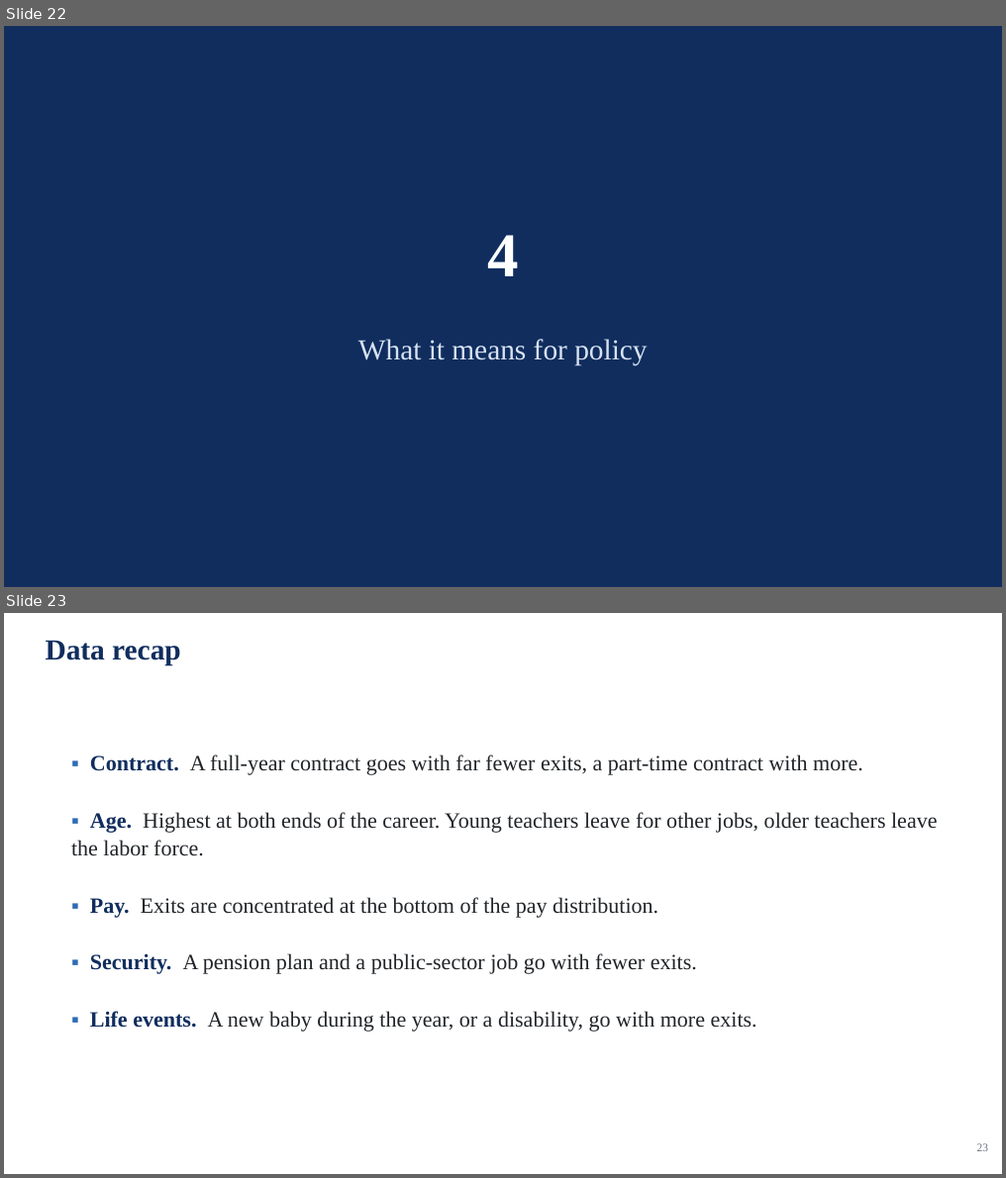
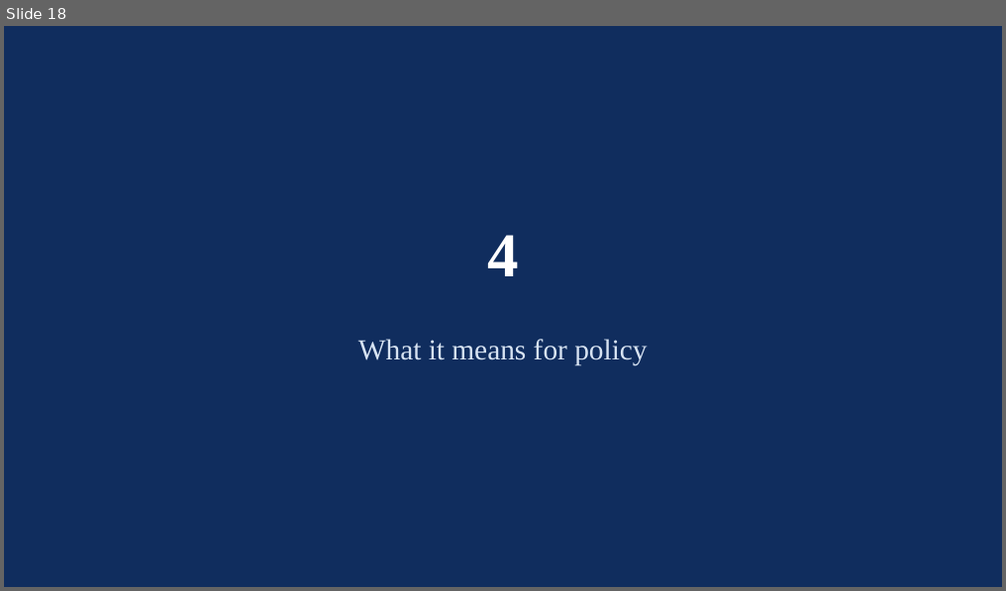
Before and after one commit to jedr1-ship-it/Alternative-Pathways----Quant, a slide deck: report/data_cluster/Proyect_US_policy.pptx. Shown one above the other, each under a label of ours: slides 22 and 23 before the commit, slide 18 after it. The pictures are 1006x1178 and 1006x591 pixels, drawn with LibreOffice and Linux fonts; fonts in the diff are those of the drawing. Boxes give left, top, right and bottom in pixels: in the first picture for what was removed or moved away, otherwise in the second. Text is boxed around its words. In the diff, an @@ line names an element or a change of style, - is before the commit and + after.

```diff
--- a/report/data_cluster/Proyect_US_policy.pptx
+++ b/report/data_cluster/Proyect_US_policy.pptx
@@ slide 23 removed at (4, 613, 1002, 1174), background #FFFFFF @@
@@ text removed at (46, 640, 181, 665) @@
-Data recap
@@ text removed at (71, 755, 937, 1032) @@
-▪ Contract. A full-year contract goes with far fewer exits, a part-time contract with more.
-▪ Age. Highest at both ends of the career. Young teachers leave for other jobs, older teachers leave the labor force.
-▪ Pay. Exits are concentrated at the bottom of the pay distribution.
-▪ Security. A pension plan and a public-sector job go with fewer exits.
-▪ Life events. A new baby during the year, or a disability, go with more exits.
@@ text removed at (977, 1144, 989, 1152) @@
-23
@@ what was slide 22 is now slide 18 @@
```
Also in this commit, not shown: 11 slides changed, 4 other slides removed, 1 other file.
